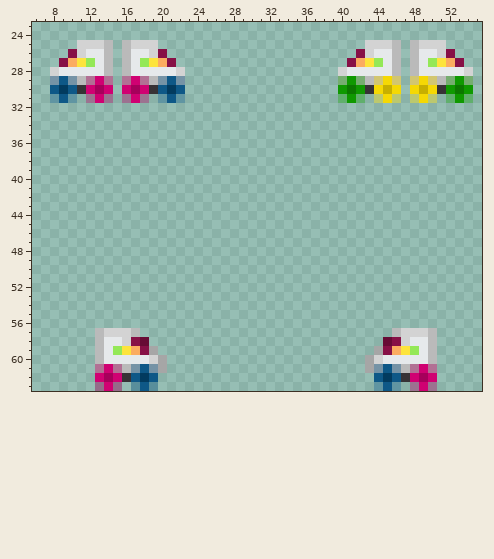
One commit to this pixel-art sprite: Resources/Textures/Clothing/Shoes/Specific/skates.rsi/equipped-FEET.png. The picture above is the old version.
The file is 64x64 pixels. Shown: x 6..55, y 23..63. The old version is drawn lined up with the new one.
Once edited:
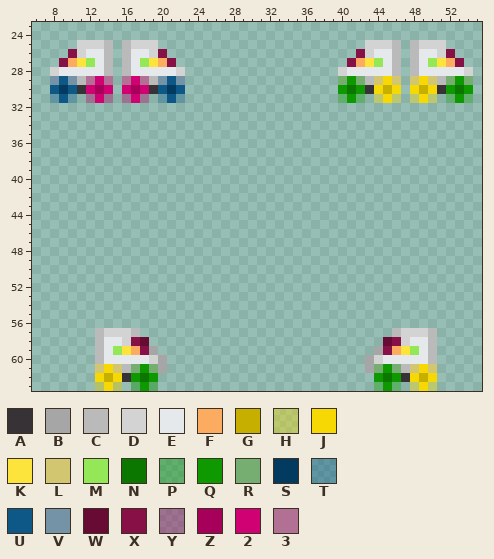
Palette (. is transparent): A #373235  B #a6a6a6  C #bababa  D #d3d3d3  E #e6e9eb  F #fbac60  G #c7af00  H #f5d80466  J #f5d804  K #fde43c  L #d2c671  M #94e857  N #0c7700  P #0f990066  Q #0f9900  R #76ad70  S #023b5f  T #0e588766  U #0e5887  V #7593a6  W #670b35  X #871046  Y #a6005b66  Z #a6005b  2 #d00172  3 #b27094
Difference:
drawings rearranged on the sheet (the old picture shows each at its new place)
y 61: x 13..15 323 -> LJL; x 17..19 VUV -> RQR; x 44..46 VUV -> RQR; x 48..50 323 -> LJL
y 62: x 13..15 2Z2 -> JGJ; x 17..19 USU -> QNQ; x 44..46 USU -> QNQ; x 48..50 2Z2 -> JGJ
y 63: x 13..15 Y2Y -> HJH; x 17..19 TUT -> PQP; x 44..46 TUT -> PQP; x 48..50 Y2Y -> HJH
